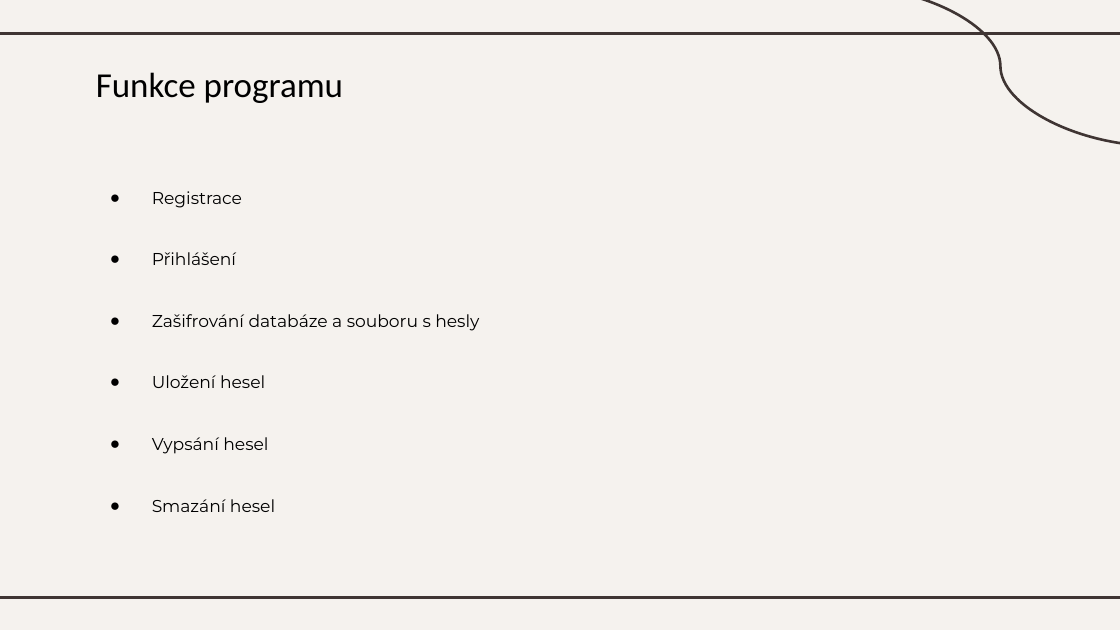
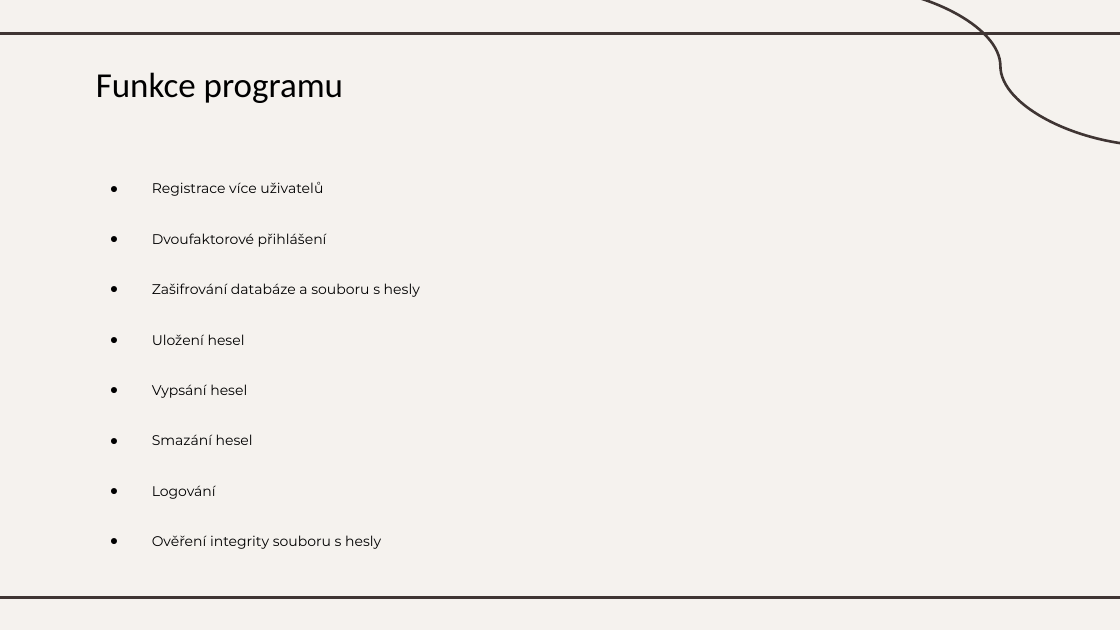
Before and after one commit to VojtechVac/AKR_Project, a slide deck: slide 2 of Prezentace.PPTX. Drawn at 1120x630 pixels with LibreOffice and Linux fonts; fonts in the diff are those of the drawing. Boxes give left, top, right and bottom in pixels: in the first picture for what was removed or moved away, otherwise in the second. Text is boxed around its words. In the diff, an @@ line names an element or a change of style, - is before the commit and + after.

```diff
--- a/Prezentace.PPTX
+++ b/Prezentace.PPTX
@@ text at box(152, 182, 327, 247): text changed; size 14.7 to 12 pt @@
-● Registrace
-● Přihlášení
+● Registrace více uživatelů
+● Dvoufaktorové přihlášení
@@ text at box(152, 283, 420, 445): size 14.7 to 12 pt in "Zašifrování databáze a souboru s hesly", "Uložení hesel", "Vypsání hesel", "Smazání hesel" @@
@@ text at box(152, 485, 381, 549): paragraphs added @@
+● Logování
+● Ověření integrity souboru s hesly
```
Also in this commit, not shown: 2 other slides changed.
